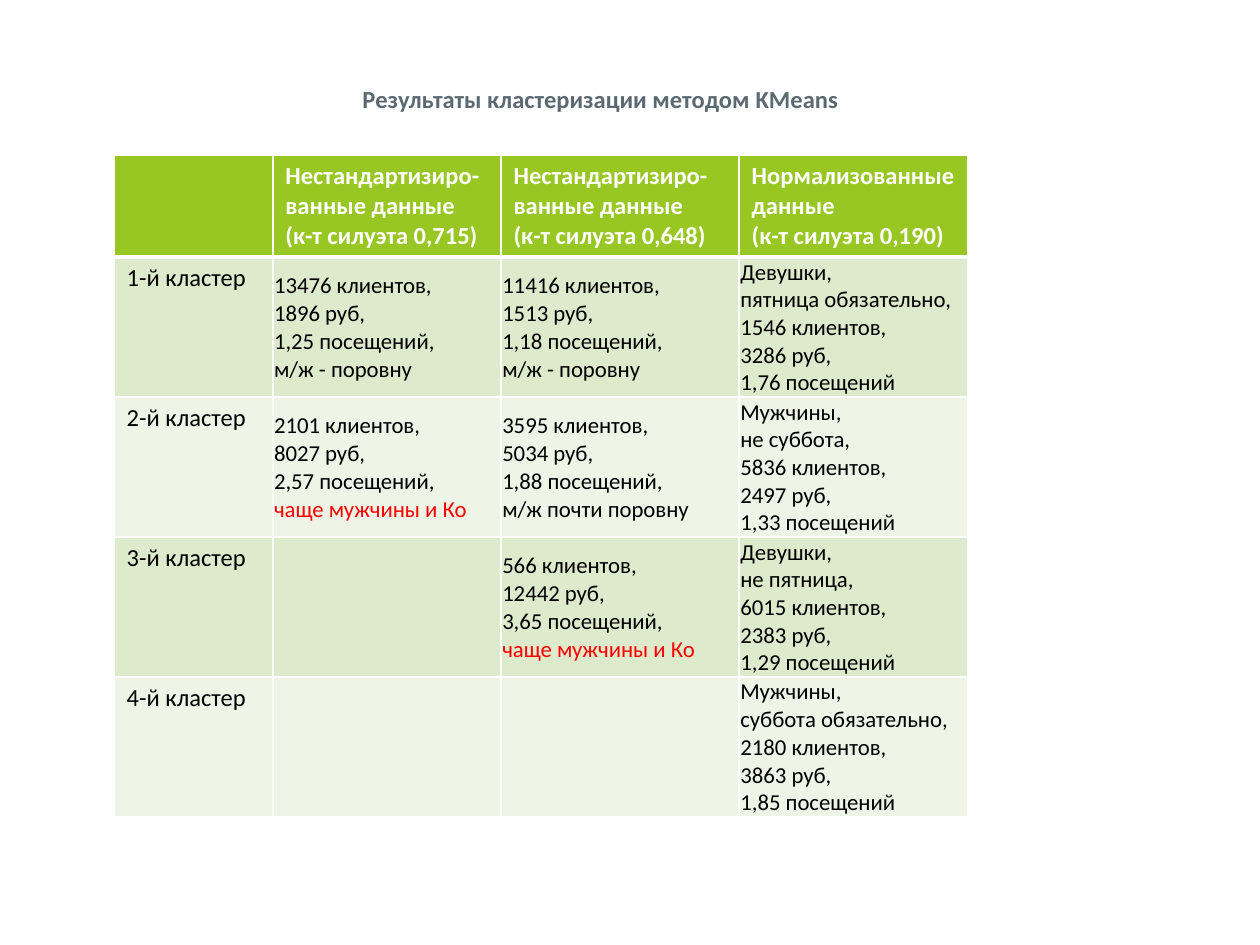
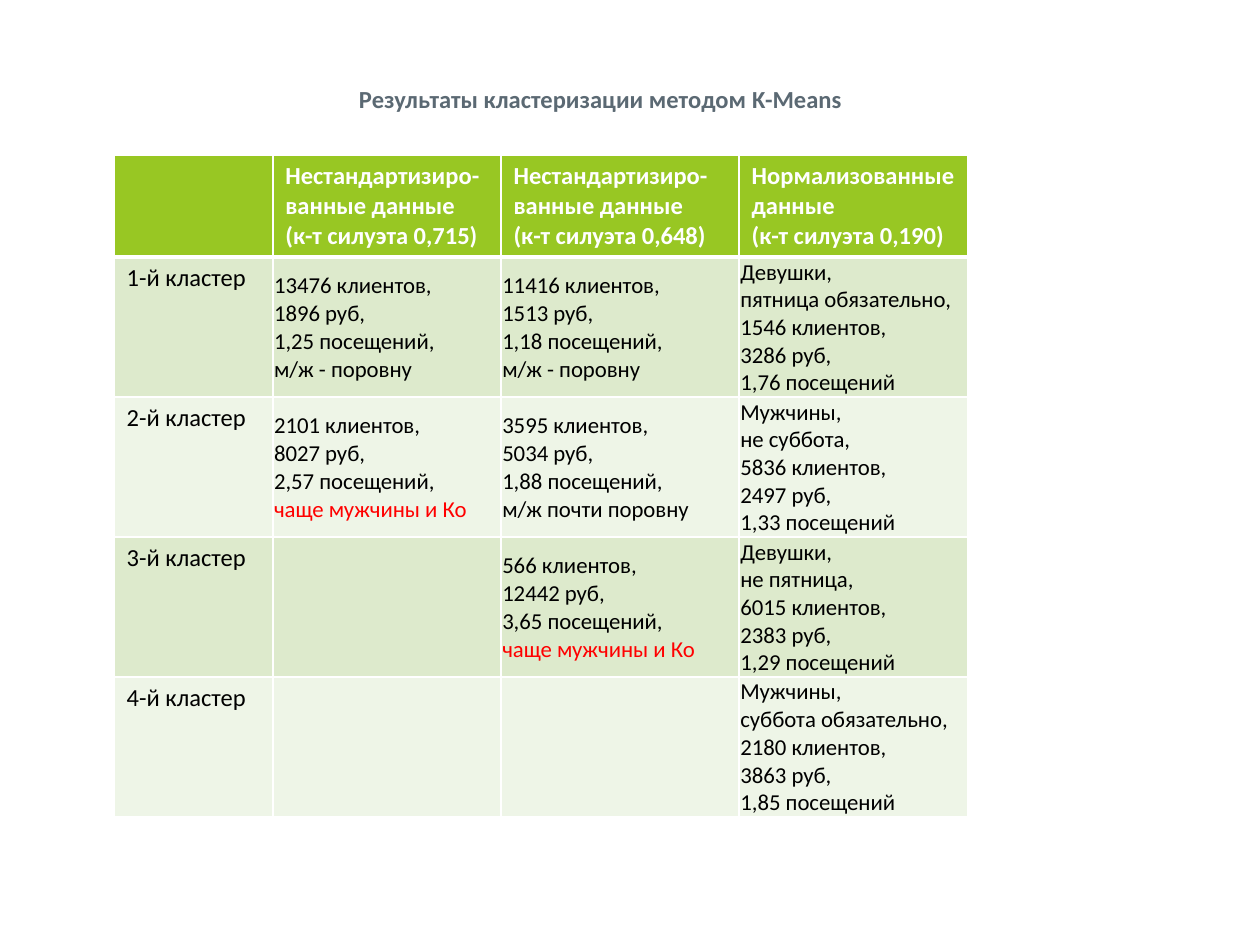
Before and after one commit to Viktoriia2020/Viktoriia, a slide deck: slide 10 of Презентация проекта.pptx. Drawn at 1260x945 pixels with LibreOffice and Linux fonts; fonts in the diff are those of the drawing; background and template pictures are left out. Boxes give left, top, right and bottom in pixels: in the first picture for what was removed or moved away, otherwise in the second. Text is boxed around its words. In the diff, an @@ line names an element or a change of style, - is before the commit and + after.

```diff
--- a/Презентация проекта.pptx
+++ b/Презентация проекта.pptx
@@ title at (359, 92, 841, 112): text changed @@
-Результаты кластеризации методом KMeans
+Результаты кластеризации методом K-Means
```
Also in this commit, not shown: 10 other slides changed, 1 slide added, 1 slide removed.
